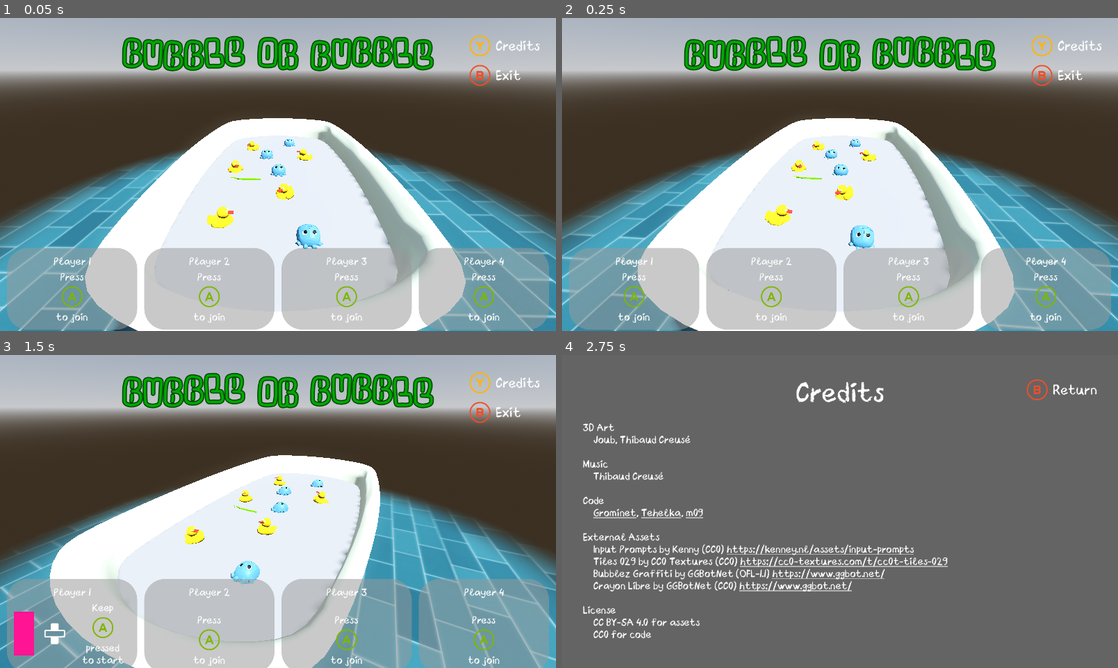
Above: before the commit, frames 1-4 (two rows, left to right).
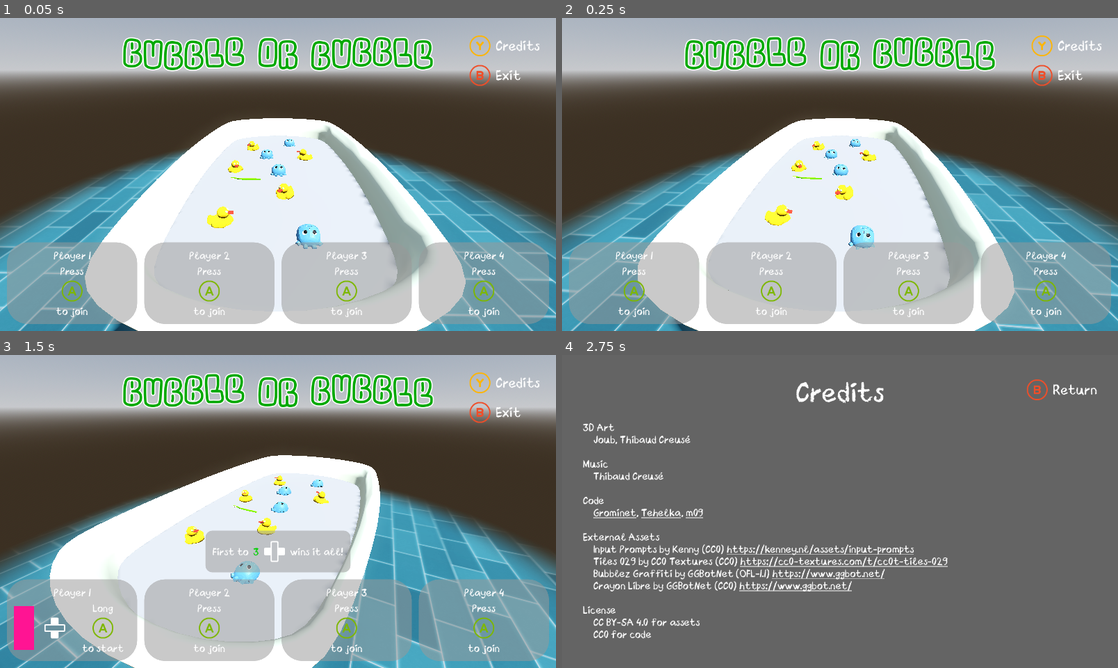
Above: after the commit, the same moments.

Repository: Gr0minet/ggj2025
Game: Godot game, scene res://scenes/game.tscn
Same seed, same stepped clock (60 frames per second), same inputs: the game is played once before the commit and once after it. Sound files missing from this copy of the repository are replaced by a short silence.
Inputs:
- Up to frame 1 (0.05 s): no input
- Up to frame 2 (0.25 s): no input
- Up to frame 3 (1.5 s): hold G (change_match_length_right, bound only after the commit) 0.53-1.28 s; hold J (join_game) 0.53-1.28 s; hold O (change_color_down) from 1.28 s (still down); tap J (join_game) at 1.35 s
- Up to frame 4 (2.75 s): release O (change_color_down) at 2.03 s; hold G (change_match_length_right, bound only after the commit) from 2.03 s (still down); hold C (show_credits) from 2.03 s (still down); tap J (join_game) at 2.3 s

The runs differ from the first frame. In frame 1, 7.6% of the frame differs, in the area x 1-99%, y 5-100%; in frame 2, 7.6%; in frame 3, 9.6%; in frame 4, nothing differs.

Commit message:
Add match length selection
Signed-off-by: m09 <142691+m09@users.noreply.github.com>

Diff:
--- /dev/null
+++ b/godot/menu/match_length_panel_container.gd
@@ -0,0 +1,9 @@
+extends PanelContainer
+
+
+var match_length = "3":
+	get:
+		return match_length
+	set(value):
+		match_length = value
+		$MarginContainer/MatchLengthHBox/MatchLengthLabel.text = match_length
--- /dev/null
+++ b/godot/menu/match_length_panel_container.tscn
@@ -0,0 +1,45 @@
+[gd_scene load_steps=4 format=3 uid="uid://xv1weeumuqk"]
+
+[ext_resource type="Texture2D" uid="uid://cvksvk2g56tnj" path="res://assets/xbox_dpad_horizontal_outline.png" id="1_ga211"]
+[ext_resource type="Script" path="res://menu/match_length_panel_container.gd" id="1_sqpeh"]
+
+[sub_resource type="StyleBoxFlat" id="StyleBoxFlat_pvwoo"]
+bg_color = Color(0.6, 0.6, 0.6, 0.533333)
+corner_radius_top_left = 16
+corner_radius_top_right = 16
+corner_radius_bottom_right = 16
+corner_radius_bottom_left = 16
+
+[node name="MatchLengthPanelContainer" type="PanelContainer"]
+visible = false
+size_flags_horizontal = 4
+theme_override_styles/panel = SubResource("StyleBoxFlat_pvwoo")
+script = ExtResource("1_sqpeh")
+
+[node name="MarginContainer" type="MarginContainer" parent="."]
+layout_mode = 2
+theme_override_constants/margin_left = 16
+theme_override_constants/margin_top = 16
+theme_override_constants/margin_right = 16
+theme_override_constants/margin_bottom = 16
+
+[node name="MatchLengthHBox" type="HBoxContainer" parent="MarginContainer"]
+layout_mode = 2
+alignment = 1
+
+[node name="FirstToLabel" type="Label" parent="MarginContainer/MatchLengthHBox"]
+layout_mode = 2
+text = "First to "
+
+[node name="MatchLengthLabel" type="Label" parent="MarginContainer/MatchLengthHBox"]
+layout_mode = 2
+theme_override_colors/font_color = Color(0, 0.815686, 0, 1)
+text = "42"
+
+[node name="TextureRect" type="TextureRect" parent="MarginContainer/MatchLengthHBox"]
+layout_mode = 2
+texture = ExtResource("1_ga211")
+
+[node name="WinLabel" type="Label" parent="MarginContainer/MatchLengthHBox"]
+layout_mode = 2
+text = "wins it all!"
--- a/godot/menu/menu.gd
+++ b/godot/menu/menu.gd
@@ -4,6 +4,16 @@
 
 @export var player_join_parent: Control = null
 @onready var exit_progress_bar = $KeysVBox/ExitHBox/Control/ExitProgressBar
+@onready var match_settings_vbox = $MarginContainer/MatchSettingsVBox
+
+var match_length_scene = preload("res://menu/match_length_panel_container.tscn")
+var match_length_node: Control = null
+
+const LENGTHS = [1, 2, 3, 4, 5, 10, 20, INF]
+
+var current_length_index = 2
+var n_players_joined = 0
+
 var exiting = false
 const EXIT_DELAY = 1.5
 
@@ -12,6 +22,7 @@
 func _ready() -> void:
 	for child in player_join_parent.get_children():
 		child.request_game_start_by.connect(_on_request_game_start_by)
+		child.player_joined.connect(_on_player_joined)
 
 # Called every frame. 'delta' is the elapsed time since the previous frame.
 func _process(delta: float) -> void:
@@ -22,6 +33,16 @@
 		else:
 			exit_progress_bar.set_value_no_signal(new_value)
 
+
+func _on_player_joined(_player: Player) -> void:
+	print("hoi")
+	n_players_joined += 1
+	if n_players_joined == 2:
+		match_length_node = match_length_scene.instantiate()
+		match_settings_vbox.add_child(match_length_node)
+		match_settings_vbox.move_child(match_length_node, 0)
+		match_length_node.match_length = str(LENGTHS[current_length_index])
+		match_length_node.show()
 
 func _on_request_game_start_by(player: Player) -> void:
 	var players: Array[Player] = [player]
@@ -39,9 +60,24 @@
 		DisplayServer.window_set_mode(DisplayServer.WINDOW_MODE_WINDOWED)
 
 
+func shift_match_length(shift: int) -> void:
+	current_length_index = (current_length_index + shift) % LENGTHS.size()
+	var new_length = LENGTHS[current_length_index]
+	var length_str: String
+	if new_length == INF:
+		length_str = "∞"
+	else:
+		length_str = str(new_length)
+	match_length_node.match_length = length_str
+
+
 func _unhandled_input(event: InputEvent) -> void:
 	if event.is_action_pressed("show_credits"):
 		$Credits.show()
+	if event.is_action_pressed("change_match_length_right") and match_length_node != null:
+		shift_match_length(1)
+	if event.is_action_pressed("change_match_length_left") and match_length_node != null:
+		shift_match_length(-1)
 	if event.is_action_pressed("exit"):
 		exiting = true
 	if event.is_action_released("exit"):
--- a/godot/menu/menu.tscn
+++ b/godot/menu/menu.tscn
@@ -29,7 +29,7 @@
 grow_vertical = 2
 mouse_filter = 1
 script = ExtResource("1_xshr6")
-player_join_parent = NodePath("MarginContainer/HBoxContainer")
+player_join_parent = NodePath("MarginContainer/MatchSettingsVBox/PlayerJoinHBox")
 
 [node name="Title" type="RichTextLabel" parent="."]
 custom_minimum_size = Vector2(0, 150)
@@ -40,7 +40,7 @@
 offset_bottom = 190.0
 grow_horizontal = 2
 theme_override_colors/default_color = Color(0, 0.658824, 0, 1)
-theme_override_colors/font_outline_color = Color(0, 0.270588, 0, 1)
+theme_override_colors/font_outline_color = Color(1, 1, 1, 1)
 theme_override_fonts/normal_font = ExtResource("2_y4f5j")
 theme_override_font_sizes/normal_font_size = 84
 bbcode_enabled = true
@@ -48,34 +48,40 @@
 
 [node name="MarginContainer" type="MarginContainer" parent="."]
 layout_mode = 1
-anchors_preset = 15
+anchors_preset = 12
+anchor_top = 1.0
 anchor_right = 1.0
 anchor_bottom = 1.0
-offset_top = 541.0
+offset_top = -336.0
 grow_horizontal = 2
-grow_vertical = 2
+grow_vertical = 0
 theme_override_constants/margin_left = 16
 theme_override_constants/margin_right = 16
 theme_override_constants/margin_bottom = 16
 
-[node name="HBoxContainer" type="HBoxContainer" parent="MarginContainer"]
+[node name="MatchSettingsVBox" type="VBoxContainer" parent="MarginContainer"]
 layout_mode = 2
 size_flags_vertical = 8
 theme_override_constants/separation = 16
 
-[node name="PlayerJoin0" parent="MarginContainer/HBoxContainer" instance=ExtResource("2_67jmx")]
+[node name="PlayerJoinHBox" type="HBoxContainer" parent="MarginContainer/MatchSettingsVBox"]
+layout_mode = 2
+size_flags_vertical = 8
+theme_override_constants/separation = 16
+
+[node name="PlayerJoin0" parent="MarginContainer/MatchSettingsVBox/PlayerJoinHBox" instance=ExtResource("2_67jmx")]
 layout_mode = 2
 mouse_filter = 1
 
-[node name="PlayerJoin1" parent="MarginContainer/HBoxContainer" instance=ExtResource("2_67jmx")]
+[node name="PlayerJoin1" parent="MarginContainer/MatchSettingsVBox/PlayerJoinHBox" instance=ExtResource("2_67jmx")]
 layout_mode = 2
 player_id = 1
 
-[node name="PlayerJoin2" parent="MarginContainer/HBoxContainer" instance=ExtResource("2_67jmx")]
+[node name="PlayerJoin2" parent="MarginContainer/MatchSettingsVBox/PlayerJoinHBox" instance=ExtResource("2_67jmx")]
 layout_mode = 2
 player_id = 2
 
-[node name="PlayerJoin3" parent="MarginContainer/HBoxContainer" instance=ExtResource("2_67jmx")]
+[node name="PlayerJoin3" parent="MarginContainer/MatchSettingsVBox/PlayerJoinHBox" instance=ExtResource("2_67jmx")]
 layout_mode = 2
 player_id = 3
 
--- a/godot/menu/player_join.gd
+++ b/godot/menu/player_join.gd
@@ -2,6 +2,7 @@
 extends PanelContainer
 
 signal request_game_start_by(player: Player)
+signal player_joined(player: Player)
 
 
 @export var player_id: int
@@ -52,14 +53,16 @@
 
 
 func enter_joined_state() -> void:
+	if current_state == State.JOINED:
+		return
 	set_color(current_color_index)
 	current_state = State.JOINED
 	color_picker.show()
-	rich_text_label.text = "[center]Keep
+	rich_text_label.text = "[center]Long
 [img]res://assets/xbox_button_color_a_outline.png[/img]
-pressed
 to start[/center]"
 	progress_bar_reset()
+	player_joined.emit(player)
 
 
 func enter_launching_state() -> void:
--- a/godot/project.godot
+++ b/godot/project.godot
@@ -124,6 +124,18 @@
 , Object(InputEventKey,"resource_local_to_scene":false,"resource_name":"","device":-1,"window_id":0,"alt_pressed":false …(182 unchanged characters)…
 ]
 }
+change_match_length_right={
+"deadzone": 0.5,
+"events": [Object(InputEventJoypadButton,"resource_local_to_scene":false,"resource_name":"","device":-1,"button_index":14,"pressure":0.0,"pressed":false,"script":null)
+, Object(InputEventKey,"resource_local_to_scene":false,"resource_name":"","device":-1,"window_id":0,"alt_pressed":false,"shift_pressed":false,"ctrl_pressed":false,"meta_pressed":false,"pressed":false,"keycode":0,"physical_keycode":71,"key_label":0,"unicode":103,"location":0,"echo":false,"script":null)
+]
+}
+change_match_length_left={
+"deadzone": 0.5,
+"events": [Object(InputEventJoypadButton,"resource_local_to_scene":false,"resource_name":"","device":-1,"button_index":13,"pressure":0.0,"pressed":false,"script":null)
+, Object(InputEventKey,"resource_local_to_scene":false,"resource_name":"","device":-1,"window_id":0,"alt_pressed":false,"shift_pressed":false,"ctrl_pressed":false,"meta_pressed":false,"pressed":false,"keycode":0,"physical_keycode":72,"key_label":0,"unicode":104,"location":0,"echo":false,"script":null)
+]
+}
 
 [layer_names]
 
Binary file added: godot/assets/xbox_dpad_horizontal_outline.png
Not shown, added: godot/assets/xbox_dpad_horizontal_outline.png.import
